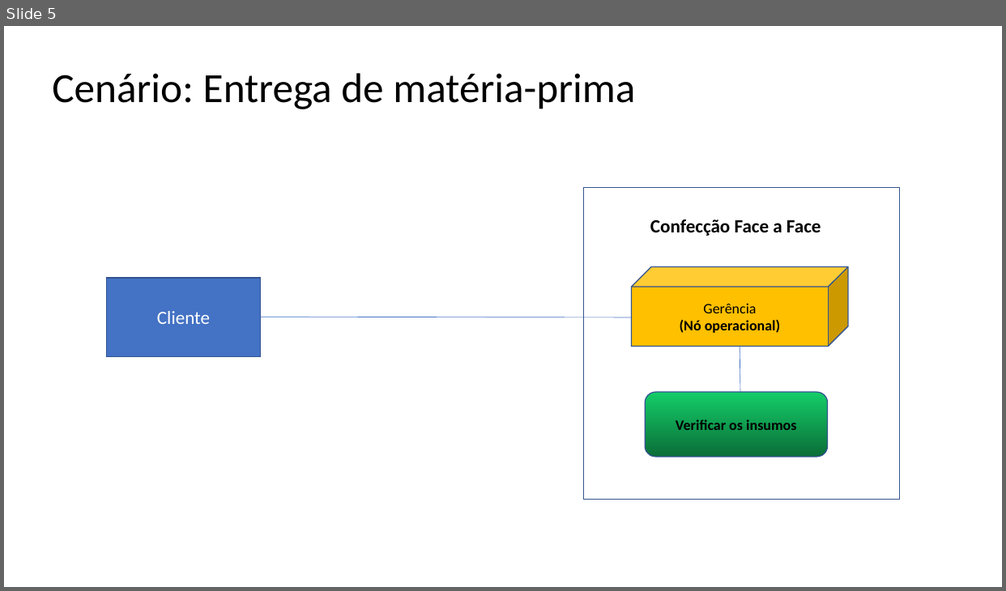
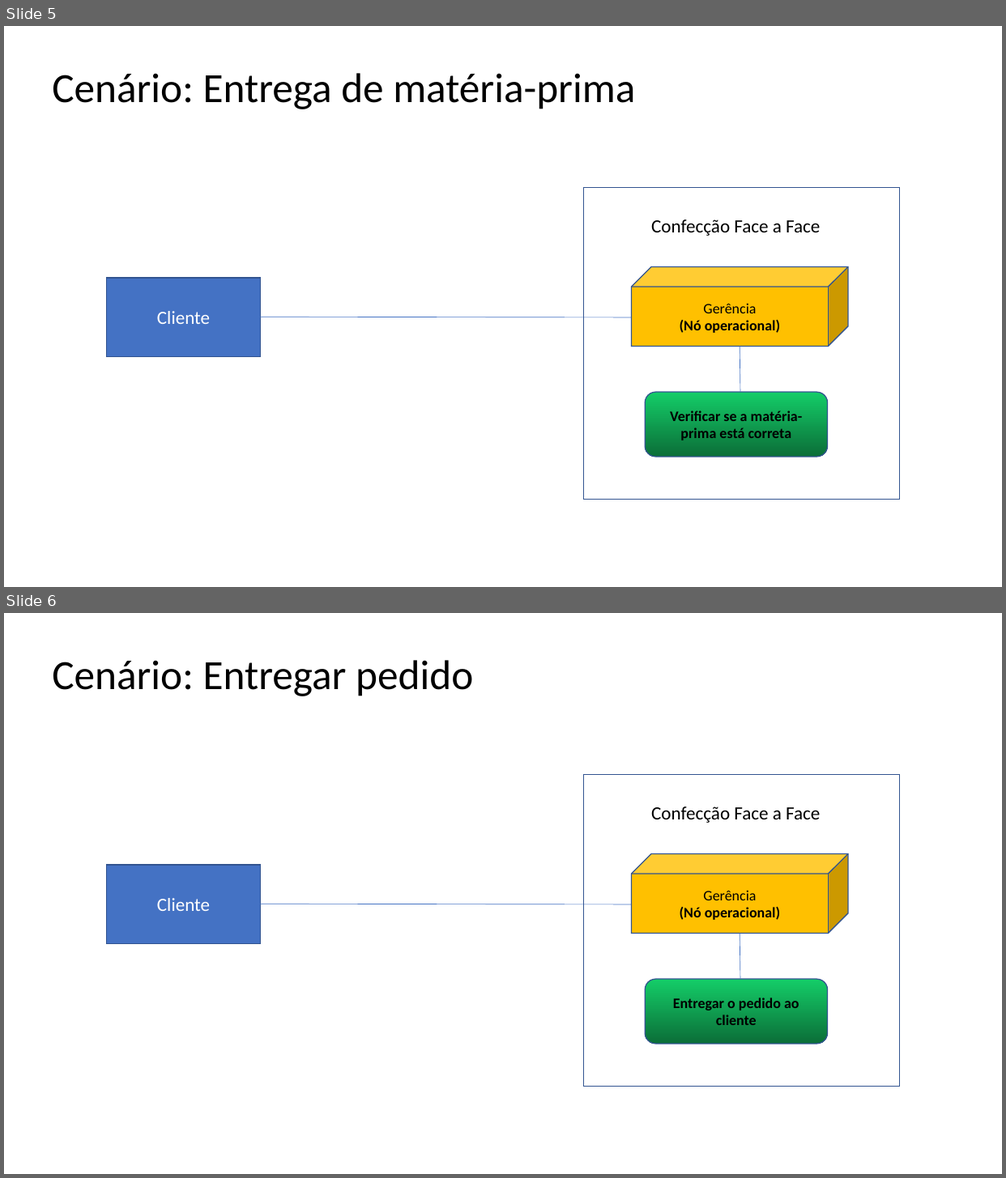
Before and after one commit to cferreiras/ARTEFATOS-ENIAC, a slide deck: 15. Arquitetura de Negócio para cada Cenário.pptx. Shown one above the other, each under a label of ours: slide 5 before the commit, slides 5 and 6 after it. The pictures are 1006x591 and 1006x1178 pixels, drawn with LibreOffice and Linux fonts; fonts in the diff are those of the drawing. Boxes give left, top, right and bottom in pixels: in the first picture for what was removed or moved away, otherwise in the second. Text is boxed around its words. In the diff, an @@ line names an element or a change of style, - is before the commit and + after.

```diff
--- a/15. Arquitetura de Negócio para cada Cenário.pptx
+++ b/15. Arquitetura de Negócio para cada Cenário.pptx
@@ slide 6 added at <box>4,613,1002,1174</box>, background #FFFFFF @@
@@ text added at <box>52,660,473,696</box>, 40 pt, text #000000 @@
+Cenário: Entregar pedido
@@ rectangle added at <box>583,775,899,1086</box>, outline #325491 1 pt @@
@@ text added at <box>651,807,820,823</box>, 18 pt, text #000000 @@
+Confecção Face a Face
@@ cube added at <box>632,854,848,934</box>, fill #FFC000, outline #325491 1 pt, 14 pt, text #000000, bold @@
+Gerência
+(Nó operacional)
@@ rectangle added at <box>107,865,260,944</box>, fill #4472C4, outline #325491 1 pt @@
@@ text added at <box>157,898,210,911</box>, 18 pt, text #FFFFFF @@
+Cliente
@@ line added from (260, 905) to (632, 905), #4472C4 0.5 pt @@
@@ line added from (740, 934) to (740, 979), #4472C4 0.5 pt @@
@@ rounded rectangle added at <box>645,979,828,1043</box>, fill gradient #14CD68 to #0B6E38, outline #325491 1 pt, 14 pt, text #000000, bold @@
+Entregar o pedido ao cliente
@@ slide 5 changed as well @@
@@ text "Confecção Face a Face" at <box>651,220,820,236</box>: bold off @@
@@ text in rounded rectangle at <box>670,411,803,441</box>: text changed @@
-Verificar os insumos
+Verificar se a matéria-prima está correta
```
Also in this commit, not shown: 5 other slides changed, 7 other files.
